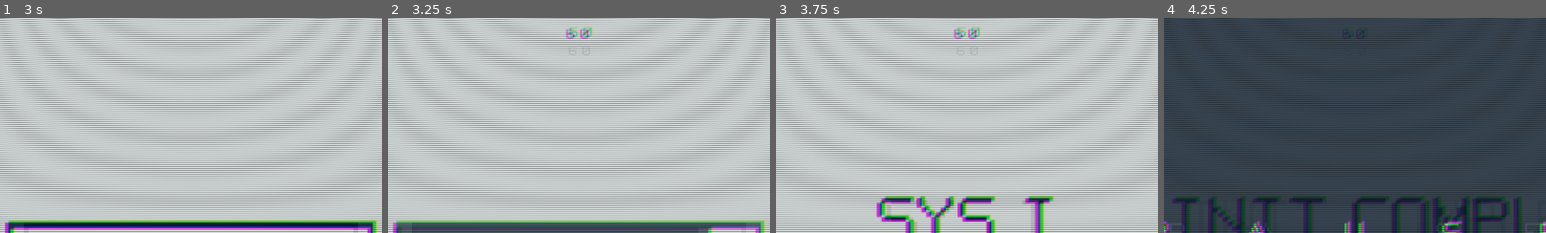
Above: before the commit, frames 1-4 (left to right).
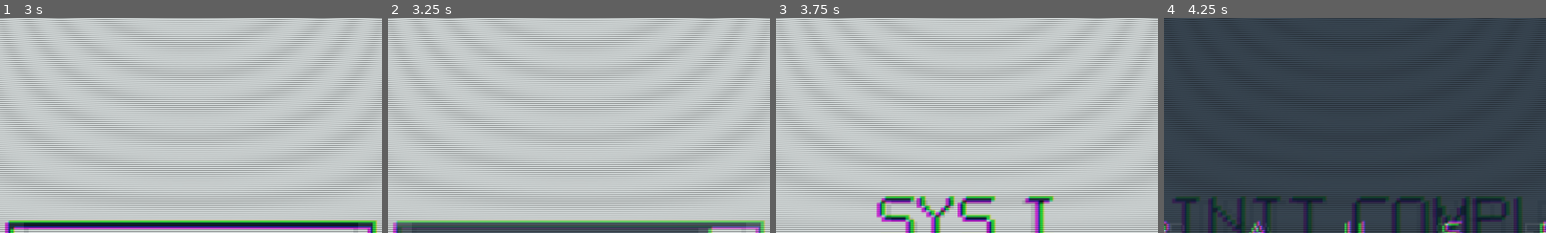
Above: after the commit, the same moments.

Repository: ABYSSAL-FAUNA/CLOUDELUSION-64
Game: Godot game, scene res://INIT.tscn
Two runs of this game, one before a commit and one after it. Both use one fixed random seed, a clock stepped at 60 frames per second and the inputs below.
Inputs (mouse positions are % of the whole screen's width and height, from its top left):
- Up to frame 1 (3 s): move the mouse to (72, 45) at 0.52 s; hold Right (ui_right) 0.53-1.28 s; hold E (ui_camera) 0.53-1.28 s; move the mouse to (30, 55) at 1.27 s; hold Down (ui_down) 1.28-2.03 s; tap E (ui_camera) at 1.35, 2.85 s; tap Enter at 2 s; move the mouse to (60, 28) at 2.02 s; hold Right (ui_right) 2.03-2.78 s; hold E (ui_camera) 2.03-2.78 s; move the mouse to (45, 70) at 2.77 s; hold Up (ui_up) from 2.78 s (still down)
- Up to frame 2 (3.25 s): keep holding Up (ui_up)
- Up to frame 3 (3.75 s): move the mouse to (80, 65) at 3.52 s; release Up (ui_up) at 3.53 s; hold Left (ui_left) from 3.53 s (still down); hold E (ui_camera) from 3.53 s (still down)
- Up to frame 4 (4.25 s): keep holding Left (ui_left); keep holding E (ui_camera); tap Escape (ui_cancel) at 4.15 s
The pictures show only the part of the screen within x 25-75%, y 0-50%; the shares and areas given below are measured in that part.

Frame 1 is identical in both runs. In frame 2, 0.3% of the frame differs, in the area x 46-54%, y 4-10%; in frame 3, 0.3%; in frame 4, less than 0.1%.

Commit message:
Revert "Fps display system and Hot fix"
This reverts commit 7adf1d38a86c54effaea18c1985116e55a828e6f.

Diff:
--- a/SYSTEMS/GAME_STRUCTURES/SOUNDS.tscn
+++ b/SYSTEMS/GAME_STRUCTURES/SOUNDS.tscn
@@ -9,5 +9,4 @@
 
 [node name="BGM" type="AudioStreamPlayer" parent="."]
 stream = ExtResource( 1 )
-autoplay = true
 bus = "PAUSE"
--- a/SYSTEMS/INTERFACES/MENU.gd
+++ b/SYSTEMS/INTERFACES/MENU.gd
@@ -5,10 +5,10 @@
 onready var PLAYER = $"../PLAYER"
 onready var LABEL = $TITLE
 onready var GAME = $".."
+onready var BGM = $"../SOUNDS/BGM"
 
 func _ready() -> void:
-	if get_tree().get_root().get_node("INIT") != null:
-		yield(get_tree().get_root().get_node("INIT"), "tree_exited")
+	yield(get_tree().get_root().get_node("INIT"), "tree_exited")
 	get_node("../CURSOR").hide()
 	get_node("../EFFECTS/FX_CANVAS_LAYER #3/FX #3").hide()
 	randomize()
@@ -50,3 +50,6 @@
 			return false
 		yield(TIMER, "timeout")
 		LABEL.percent_visible += 0.05
+
+func play_audio() -> void:
+	BGM.playing = true
--- a/SYSTEMS/INTERFACES/MENU.tscn
+++ b/SYSTEMS/INTERFACES/MENU.tscn
@@ -113,7 +113,7 @@
 "values": [ Color( 0.866667, 0.890196, 0.890196, 1 ), Color( 0.0627451, 0.12549, 0.188235, 1 ) ]
 }
 
-[sub_resource type="Animation" id=4]
+[sub_resource type="Animation" id=6]
 resource_name = "INIT"
 length = 5.0
 tracks/0/type = "value"
@@ -380,32 +380,46 @@
 "update": 1,
 "values": [ true, false ]
 }
-tracks/22/type = "value"
-tracks/22/path = NodePath("../PLAYER:MAX_SPEED")
+tracks/22/type = "method"
+tracks/22/path = NodePath(".")
 tracks/22/interp = 1
 tracks/22/loop_wrap = true
 tracks/22/imported = false
 tracks/22/enabled = true
 tracks/22/keys = {
-"times": PoolRealArray( 0, 2.5 ),
-"transitions": PoolRealArray( 1, 1 ),
-"update": 1,
-"values": [ 0, 200 ]
+"times": PoolRealArray( 0 ),
+"transitions": PoolRealArray( 1 ),
+"values": [ {
+"args": [  ],
+"method": "play_audio"
+} ]
 }
 tracks/23/type = "value"
-tracks/23/path = NodePath("../PLAYER:modulate")
+tracks/23/path = NodePath("../PLAYER:MAX_SPEED")
 tracks/23/interp = 1
 tracks/23/loop_wrap = true
 tracks/23/imported = false
 tracks/23/enabled = true
 tracks/23/keys = {
+"times": PoolRealArray( 0, 2.5 ),
+"transitions": PoolRealArray( 1, 1 ),
+"update": 1,
+"values": [ 0, 200 ]
+}
+tracks/24/type = "value"
+tracks/24/path = NodePath("../PLAYER:modulate")
+tracks/24/interp = 1
+tracks/24/loop_wrap = true
+tracks/24/imported = false
+tracks/24/enabled = true
+tracks/24/keys = {
 "times": PoolRealArray( 0, 2.5, 3.5 ),
 "transitions": PoolRealArray( 1, 1, 0.2 ),
 "update": 0,
 "values": [ Color( 1, 1, 1, 0 ), Color( 0.0627451, 0.12549, 0.188235, 0 ), Color( 1, 1, 1, 1 ) ]
 }
 
-[sub_resource type="Animation" id=5]
+[sub_resource type="Animation" id=8]
 tracks/0/type = "value"
 tracks/0/path = NodePath("BG:color")
 tracks/0/interp = 1
@@ -488,7 +502,6 @@
 }
 
 [node name="BG" type="ColorRect" parent="."]
-modulate = Color( 1, 1, 1, 0 )
 anchor_right = 1.0
 anchor_bottom = 1.0
 rect_min_size = Vector2( 1280, 720 )
@@ -500,7 +513,6 @@
 }
 
 [node name="START" type="Sprite" parent="."]
-modulate = Color( 1, 1, 1, 0 )
 position = Vector2( 640, 448 )
 scale = Vector2( 2.5, 2.5 )
 texture = ExtResource( 4 )
@@ -511,8 +523,7 @@
 
 [node name="SHAPE" type="CollisionShape2D" parent="START/AREA"]
 position = Vector2( 7.62939e-06, 1.90735e-06 )
-shape = SubResource( 1 )
-disabled = true
+shape = SubResource( 3 )
 
 [node name="TIMER" type="Timer" parent="START"]
 wait_time = 0.02
@@ -539,14 +550,12 @@
 margin_top = -56.0
 margin_right = -8.0
 margin_bottom = -8.0
-disabled = true
 clip_text = true
 __meta__ = {
 "_edit_use_anchors_": false
 }
 
 [node name="EXIT" type="Sprite" parent="."]
-modulate = Color( 1, 1, 1, 0 )
 position = Vector2( 960, 448 )
 scale = Vector2( 2.5, 2.5 )
 texture = ExtResource( 6 )
@@ -558,8 +567,7 @@
 
 [node name="SHAPE" type="CollisionShape2D" parent="EXIT/AREA"]
 position = Vector2( 7.62939e-06, 1.90735e-06 )
-shape = SubResource( 1 )
-disabled = true
+shape = SubResource( 3 )
 
 [node name="TIMER" type="Timer" parent="EXIT"]
 wait_time = 0.02
@@ -586,14 +594,12 @@
 margin_top = -56.0
 margin_right = -8.0
 margin_bottom = -8.0
-disabled = true
 clip_text = true
 __meta__ = {
 "_edit_use_anchors_": false
 }
 
 [node name="SETTINGS" type="Sprite" parent="."]
-modulate = Color( 1, 1, 1, 0 )
 position = Vector2( 320, 448 )
 scale = Vector2( 2.5, 2.5 )
 texture = ExtResource( 7 )
@@ -604,8 +610,7 @@
 
 [node name="SHAPE" type="CollisionShape2D" parent="SETTINGS/AREA"]
 position = Vector2( 7.62939e-06, 1.90735e-06 )
-shape = SubResource( 1 )
-disabled = true
+shape = SubResource( 3 )
 
 [node name="TIMER" type="Timer" parent="SETTINGS"]
 wait_time = 0.02
@@ -632,7 +637,6 @@
 margin_top = -56.0
 margin_right = -8.0
 margin_bottom = -8.0
-disabled = true
 clip_text = true
 __meta__ = {
 "_edit_use_anchors_": false
@@ -642,14 +646,16 @@
 position = Vector2( 640, 360 )
 
 [node name="ANIMATION_PLAYER" type="AnimationPlayer" parent="."]
-anims/CHANGE_SCENE = SubResource( 2 )
-anims/IN = SubResource( 3 )
-anims/INIT = SubResource( 4 )
-anims/OUT = SubResource( 5 )
+anims/CHANGE_SCENE = SubResource( 4 )
+anims/IN = SubResource( 5 )
+anims/INIT = SubResource( 6 )
+anims/OUT = SubResource( 8 )
 
 [node name="BOOT_SPLASH" type="Sprite" parent="."]
+visible = false
+modulate = Color( 1, 1, 1, 0 )
 position = Vector2( 640, 360 )
-texture = ExtResource( 9 )
+texture = ExtResource( 10 )
 
 [node name="PLAYER_MENU_BLOCK" type="StaticBody2D" parent="."]
 visible = false
@@ -660,14 +666,14 @@
 polygon = PoolVector2Array( 0, 0, 1280, 0, 1280, 720, 0, 720 )
 
 [node name="TITLE" type="Label" parent="."]
-modulate = Color( 1, 1, 1, 0 )
-margin_top = 320.0
+margin_top = 240.0
 margin_right = 1280.0
-margin_bottom = 378.0
+margin_bottom = 298.0
 size_flags_horizontal = 5
 size_flags_vertical = 6
 custom_fonts/font = ExtResource( 2 )
 custom_colors/font_color = Color( 0.866667, 0.890196, 0.890196, 1 )
+text = "CLOUDELUSION 64"
 align = 1
 valign = 1
 __meta__ = {
--- a/SYSTEMS/INTERFACES/PAUSE_NODE.gd
+++ b/SYSTEMS/INTERFACES/PAUSE_NODE.gd
@@ -1,7 +1,7 @@
 extends Control
 
-onready var RECT = $RECT
-onready var LABEL = $LABEL
+onready var RECT = $CANVAS_LAYER/RECT
+onready var LABEL = $CANVAS_LAYER/LABEL
 
 func _input(event) -> void:
 	if event.is_action_pressed("ui_cancel"):
--- a/SYSTEMS/MAIN/MAIN.gd
+++ b/SYSTEMS/MAIN/MAIN.gd
@@ -6,15 +6,16 @@
 const W : int = 8
 var CELL_WALLS : Dictionary = {Vector2(0, -2) : N, Vector2(2, 0) : E, Vector2(0, 2) : S, Vector2(-2, 0) : W}
 var TILE_SIZE : Vector2
-var WIDTH
-var HEIGHT
-var INIT_HEIGHT = 9
-var INIT_WIDTH = 9
-var MAP_SEED
+var WIDTH : int
+var HEIGHT : int
+var INIT_HEIGHT : int = 9
+var INIT_WIDTH : int = 9
+var MAP_SEED : int
 var ERASE_FRACTION : float = 0.1
 var PLAYER_START_POS := Vector2(32, 32)
 var PLAYER_END_POS : Vector2
 var GLOBAL_CAMERA_ZOOM : float = 3
+var INPUT_DEBUG : bool = false
 onready var MAP = get_node("TILE_MAP")
 onready var PLAYER_CAMERA = get_node("../PLAYER/PLAYER_CAMERA")
 onready var GLOBAL_CAMERA = get_node("GLOBAL_CAMERA")
@@ -23,6 +24,7 @@
 onready var ANIMATION_PLAYER = get_node("ANIMATION_PLAYER")
 
 func _input(event : InputEvent) -> void:
+	if INPUT_DEBUG == false:
 		if event.is_action_pressed("ui_camera"):
 			if PLAYER_CAMERA.current == true:
 				PLAYER.hide()
@@ -34,6 +36,8 @@
 				NEXT_LEVEL.show()
 				PLAYER_CAMERA.current = true
 				GLOBAL_CAMERA.current = false
+				PLAYER.show()
+				NEXT_LEVEL.show()
 		if event.is_action_pressed("ui_reset"):
 			INIT()
 		if event.is_action_pressed("ui_next_level"):
@@ -137,17 +141,15 @@
 
 func _on_NEXT_LEVEL_OPEN() -> void:
 	if WIDTH == 99 and HEIGHT == 99:
-		get_tree().get_root().set_disable_input(true)
+		INPUT_DEBUG = true
 		hide()
 		PLAYER.hide()
-		PLAYER.IN_GAME = false
 		ANIMATION_PLAYER.stop()
 		ANIMATION_PLAYER.play("CLOSE")
 		PLAYER.get_node("UI/TIMER_NODE").record_timer()
 		PLAYER.get_node("UI/TIMER_NODE").stop_timer()
 		print("LAYER 100%")
 		GameControl.load_scene(GameControl.MENU_SCENE, get_node(".."))
-		get_tree().get_root().set_disable_input(false)
 		queue_free()
 	else:
 		HEIGHT += 2
--- a/SYSTEMS/PLAYER/PLAYER.gd
+++ b/SYSTEMS/PLAYER/PLAYER.gd
@@ -1,5 +1,4 @@
 extends KinematicBody2D
-class_name PLAYER
 
 export var MAX_SPEED = 200
 export var ACCELERATION = 500
--- a/SYSTEMS/PLAYER/UI/FPS_DISPLAY_NODE.gd
+++ /dev/null
@@ -1,6 +0,0 @@
-extends Control
-
-onready var LABEL = $LABEL
-
-func _process(_delta) -> void:
-	LABEL.text = str(int(Engine.get_frames_per_second()))
--- a/SYSTEMS/PLAYER/UI/UI.tscn
+++ b/SYSTEMS/PLAYER/UI/UI.tscn
@@ -1,43 +1,17 @@
-[gd_scene load_steps=7 format=2]
+[gd_scene load_steps=5 format=2]
 
 [ext_resource path="res://SYSTEMS/INTERFACES/TIMER_NODE.gd" type="Script" id=1]
 [ext_resource path="res://RESOURCES/FONTS/Pixel2Drg.ttf" type="DynamicFontData" id=2]
 [ext_resource path="res://SYSTEMS/INTERFACES/PAUSE_NODE.gd" type="Script" id=3]
-[ext_resource path="res://SYSTEMS/PLAYER/UI/FPS_DISPLAY_NODE.gd" type="Script" id=4]
-
-[sub_resource type="DynamicFont" id=2]
-size = 24
-extra_spacing_char = 8
-font_data = ExtResource( 2 )
 
 [sub_resource type="DynamicFont" id=1]
 size = 48
 extra_spacing_char = 120
 font_data = ExtResource( 2 )
 
-[node name="UI" type="CanvasLayer"]
-layer = 126
-
-[node name="FPS_DISPLAY_NODE" type="Control" parent="."]
-pause_mode = 2
+[node name="UI" type="Control"]
 anchor_right = 1.0
 anchor_bottom = 1.0
-script = ExtResource( 4 )
-__meta__ = {
-"_edit_use_anchors_": false
-}
-
-[node name="LABEL" type="Label" parent="FPS_DISPLAY_NODE"]
-anchor_left = 0.5
-anchor_right = 0.5
-margin_left = -64.0
-margin_top = 32.0
-margin_right = 64.0
-margin_bottom = 80.0
-custom_fonts/font = SubResource( 2 )
-custom_colors/font_color = Color( 0.0627451, 0.12549, 0.188235, 1 )
-align = 1
-valign = 1
 __meta__ = {
 "_edit_use_anchors_": false
 }
@@ -63,7 +37,10 @@
 "_edit_use_anchors_": false
 }
 
-[node name="RECT" type="ColorRect" parent="PAUSE_NODE"]
+[node name="CANVAS_LAYER" type="CanvasLayer" parent="PAUSE_NODE"]
+layer = 126
+
+[node name="RECT" type="ColorRect" parent="PAUSE_NODE/CANVAS_LAYER"]
 visible = false
 anchor_right = 1.0
 anchor_bottom = 1.0
@@ -72,7 +49,7 @@
 "_edit_use_anchors_": false
 }
 
-[node name="LABEL" type="Label" parent="PAUSE_NODE"]
+[node name="LABEL" type="Label" parent="PAUSE_NODE/CANVAS_LAYER"]
 visible = false
 anchor_right = 1.0
 anchor_bottom = 1.0
--- a/project.godot
+++ b/project.godot
@@ -8,14 +8,9 @@
 
 config_version=4
 
-_global_script_classes=[ {
-"base": "KinematicBody2D",
-"class": "PLAYER",
-"language": "GDScript",
-"path": "res://SYSTEMS/PLAYER/PLAYER.gd"
-} ]
+_global_script_classes=[  ]
 _global_script_class_icons={
-"PLAYER": ""
+
 }
 
 [application]
Not shown: 2 places in SYSTEMS/INTERFACES/MENU.tscn that only renumber resources
